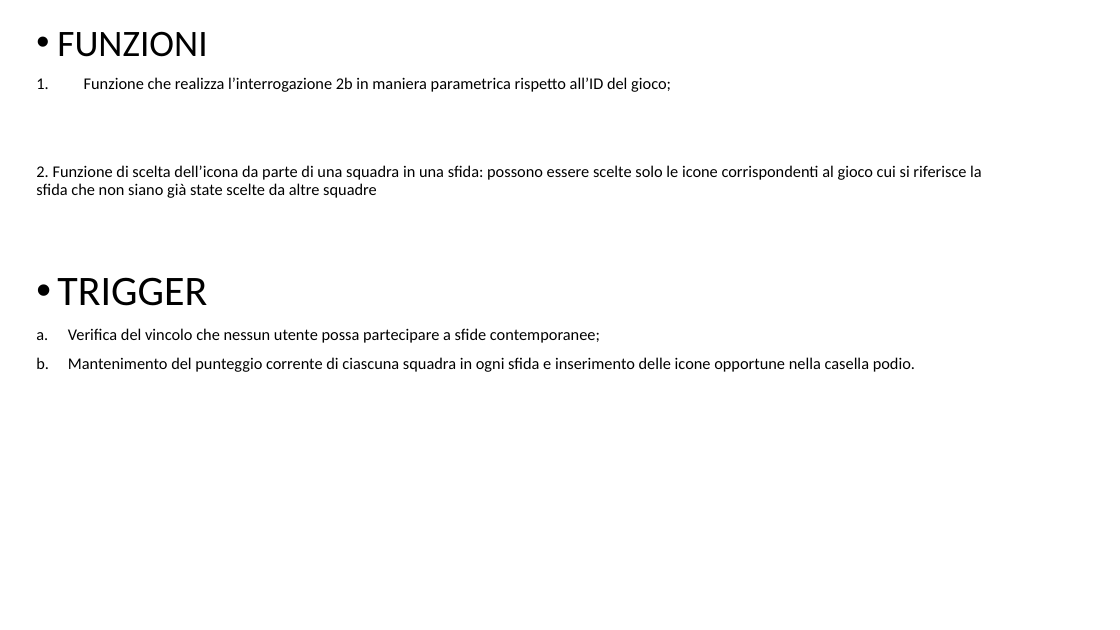
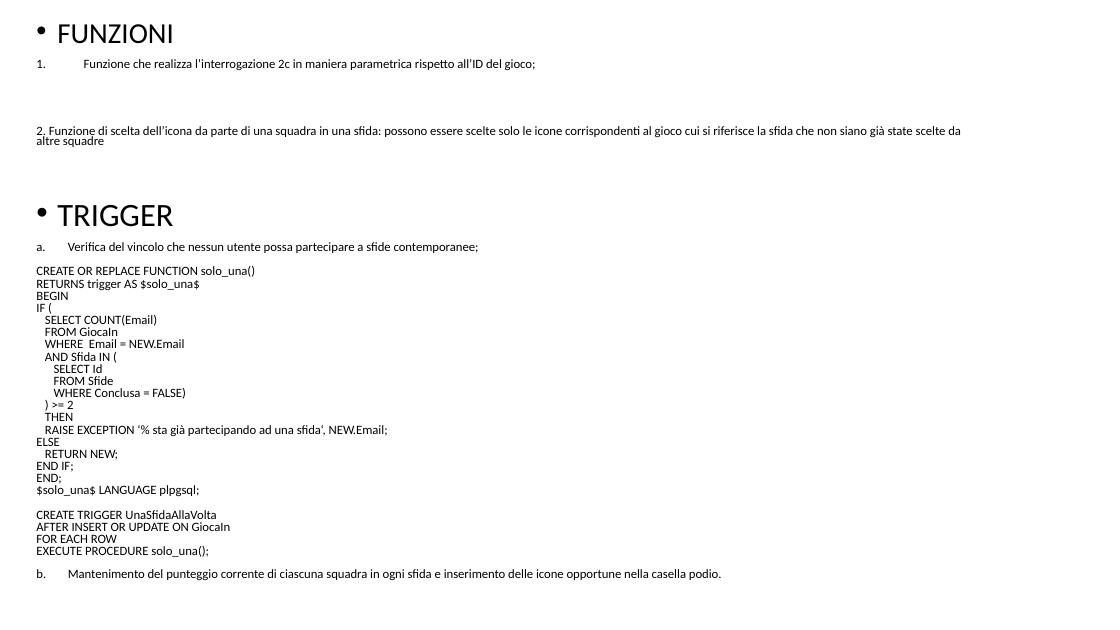
Before and after one commit to DavideGit-cs/BD_Progetto_Gruppo11, a slide deck: slide 24 of Vincoli_Domini_BDProgetto_finale.pptx (slide 20 before the commit). Drawn at 1120x630 pixels with LibreOffice and Linux fonts; fonts in the diff are those of the drawing. Boxes give left, top, right and bottom in pixels: in the first picture for what was removed or moved away, otherwise in the second. Text is boxed around its words. In the diff, an @@ line names an element or a change of style, - is before the commit and + after.

```diff
--- a/Vincoli_Domini_BDProgetto_finale.pptx
+++ b/Vincoli_Domini_BDProgetto_finale.pptx
@@ text at (36,24,961,580): size 32 to 24.8 pt in "FUNZIONI"; size 14 to 10.8 pt in "2. Funzione di scelta dell’icona da parte ...", "Verifica del vincolo che nessun utente possa ...", "Mantenimento del punteggio corrente di ciascuna squadra ..."; size 36 to 27.9 pt in "TRIGGER"; line spacing 0.9 to 0.7 @@
@@ text at (84,59,536,70): text changed; size 14 to 10.8 pt @@
-1. Funzione che realizza l’interrogazione 2b in maniera parametrica rispetto all’ID del gioco;
+1. Funzione che realizza l’interrogazione 2c in maniera parametrica rispetto all’ID del gioco;
@@ text at (36,266,388,557): paragraphs added @@
+CREATE OR REPLACE FUNCTION solo_una()
+RETURNS trigger AS $solo_una$
+BEGIN
+IF (
+SELECT COUNT(Email)
+FROM GiocaIn
+WHERE Email = NEW.Email
+AND Sfida IN (
+SELECT Id
+FROM Sfide
+WHERE Conclusa = FALSE)
+) >= 2
+THEN
+RAISE EXCEPTION ‘% sta già partecipando ad una sfida‘, NEW.Email;
+ELSE
+RETURN NEW;
+END IF;
+END;
+$solo_una$ LANGUAGE plpgsql;
+CREATE TRIGGER UnaSfidaAllaVolta
+AFTER INSERT OR UPDATE ON GiocaIn
+FOR EACH ROW
+EXECUTE PROCEDURE solo_una();
```
Also in this commit, not shown: 15 other slides changed, 5 slides added, 1 slide removed, 10 other files.
